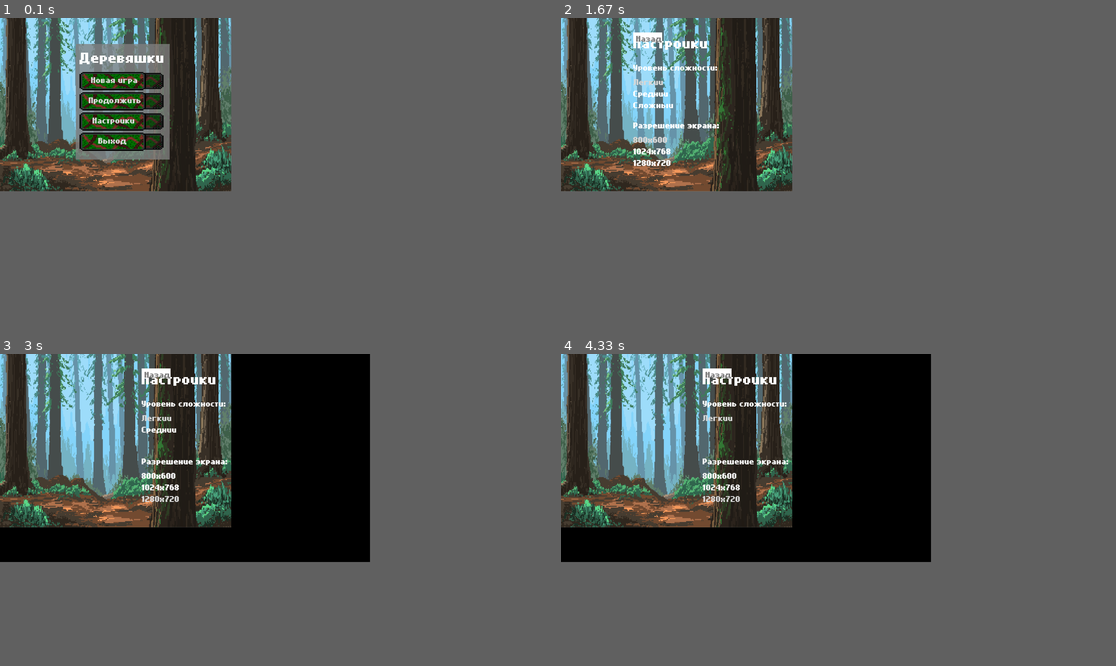
Above: before the commit, frames 1-4 (two rows, left to right).
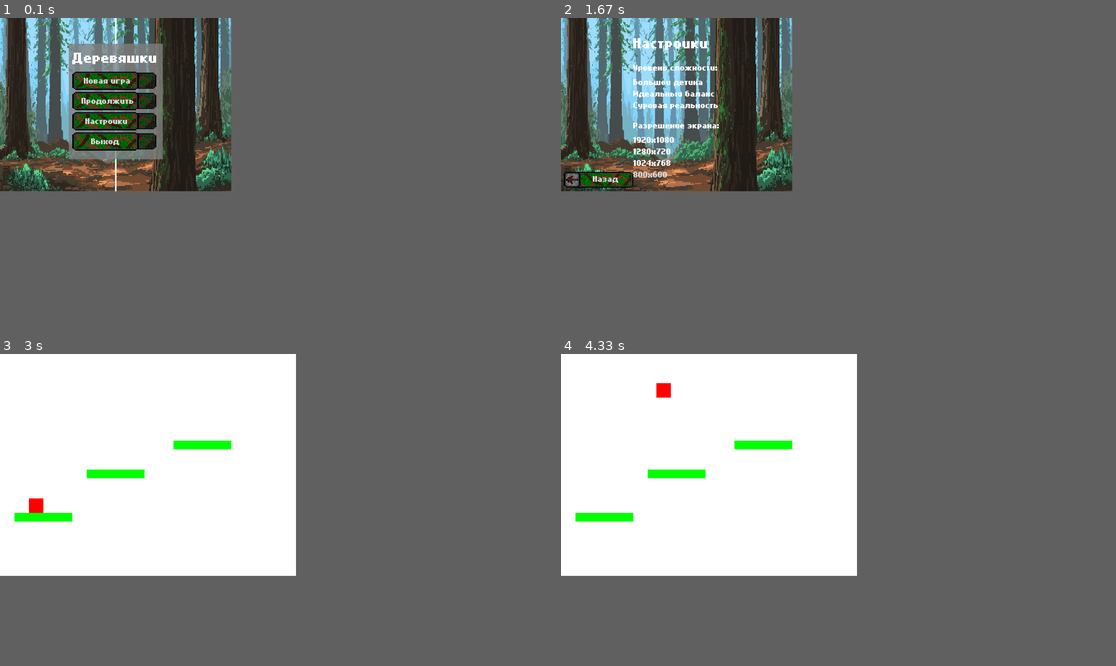
Above: after the commit, the same moments.

Repository: Juceexxx/Pygame_Derevyashki
Game: pygame game, started from main.py
The game is run twice, just before and just after one commit, with the same random seed, the same clock (stepped at 60 frames per second) and the same inputs.
Inputs (mouse positions are in pixels of both pictures, inside the frame that each line leads up to):
- Up to frame 1 (0.1 s): no input
- Up to frame 2 (1.67 s): press the mouse at (677, 102) at 0.37 s; move the mouse to (688, 120) at 0.47 s; release the mouse at (699, 142) at 0.6 s; press the mouse at (649, 136) at 0.7 s; move the mouse to (655, 136) at 0.8 s; release the mouse at (666, 136) at 0.93 s; press the mouse at (810, 170) at 1.53 s; move the mouse to (777, 120) at 1.63 s
- Up to frame 3 (3 s): release the mouse at (188, 407) at 1.77 s; click "1280x720" at 1.88 s; press the mouse at (155, 494) at 2.2 s; move the mouse to (172, 516) at 2.3 s; release the mouse at (188, 534) at 2.43 s; press the mouse at (38, 563) at 2.53 s; move the mouse to (55, 556) at 2.63 s; release the mouse at (77, 547) at 2.77 s; click (149, 432) at 2.88 s, where only the run after the commit has a clickable "Новая игра"
- Up to frame 4 (4.33 s): hold Right 3.17-3.63 s; move the mouse to (677, 485) at 3.2 s; hold Right 3.67-4.13 s; tap Space at 3.73, 4.03, 4.23 s; hold Left from 4.17 s (still down)
In frame 3 the window is 1280x720 before the commit and 1024x768 after it. Grey fills any space a smaller window leaves; there, only what the larger window draws over its background counts as a difference.

The runs differ from the first frame. In frame 1, 3.9% of the frame differs, in the area x 12-31%, y 0-56%; in frame 2, 1.5%; in frame 3, 35%; in frame 4, 35%, in the area x 0-54%, y 0-67%.

Commit message:
переработал загрузку изображени, надо чтобы они были в папке Data

Diff:
--- a/main.py
+++ b/main.py
@@ -8,7 +8,7 @@
 # Настройки экрана
 # Получаем текущее разрешение экрана
 infoObject = pygame.display.Info()
-WIDTH, HEIGHT = 800, 600
+current_resolution = WIDTH, HEIGHT = 800, 600
 screen = pygame.display.set_mode((WIDTH, HEIGHT))
 pygame.display.set_caption("Древесные Рыцари")
 
@@ -25,7 +25,7 @@
     fullname = os.path.join('Data', name)
     # если файл не существует, то выходим
     if not os.path.isfile(fullname):
-        print(f"Файл с изображением '{fullname}' не найден")
+        print(f'Файл с изображением "{fullname}" не найден')
         sys.exit()
     image = pygame.image.load(fullname)
     return image
@@ -35,6 +35,10 @@
 LPS_image = pygame.transform.scale(LPS_image, (100, 100))
 button_image = load_image('Button.png')
 button_image = pygame.transform.scale(button_image, (300, 70))
+standart_button_image = load_image('Sandart_Button.png')
+standart_button_image = pygame.transform.scale(standart_button_image, (300, 70))
+back_button_image = load_image('Back_Button.png')
+back_button_image = pygame.transform.scale(back_button_image, (240, 60))
 new_button_image = load_image('New_Button.png')
 new_button_image = pygame.transform.scale(new_button_image, (300, 70))
 settings_button_image = load_image('Settings_Button.png')
@@ -43,11 +47,28 @@
 exit_button_image = pygame.transform.scale(exit_button_image, (300, 70))
 next_button_image = load_image('Next_Button.png')
 next_button_image = pygame.transform.scale(next_button_image, (300, 70))
+grass_without_wind_image = load_image('Grass_Without_Wind.png')
+# grass_without_wind_image
+grass_with_wind = load_image('Grass_With_Wind.png')
+# grass_with_wind
+grass_with_strong_wind = load_image('Grass_With_Strong_Wind.png')
+# grass_with_strong_wind
 background_image = load_image('background.png')
-background_image = pygame.transform.scale(background_image, (WIDTH, HEIGHT))
+background_image = pygame.transform.scale(background_image, current_resolution)
+
+
+def screen_resolution():
+    if current_resolution == (800, 600):
+        screen.blit(pygame.transform.scale(background_image, current_resolution), (0, 0))
+    elif current_resolution == (1024, 768):
+        screen.blit(pygame.transform.scale(background_image, current_resolution), (0, 0))
+    elif current_resolution == (1280, 720):
+        screen.blit(pygame.transform.scale(background_image, current_resolution), (0, 0))
+    elif current_resolution == (1920, 1080):
+        screen.blit(pygame.transform.scale(background_image, current_resolution), (0, 0))
+
 
 # Настройка экрана в полноэкранном режиме
-current_resolution = (WIDTH, HEIGHT)
 screen = pygame.display.set_mode(current_resolution)
 pygame.display.set_caption('Древесные Рыцари')
 
@@ -81,49 +102,51 @@
                 sys.exit()
 
         # Отображение фонового изображения
-        screen.blit(background_image, (0, 0))
-
-        # Фон кнопок и заголовкае
+        screen_resolution()
+
+        pygame.draw.line(screen, 'white', (WIDTH // 2, 0), (WIDTH // 2, HEIGHT), width=5)
+
+        # Фон кнопок и заголовка
         surf = pygame.Surface((325, 400))
         surf.fill(DARK_GRAY)
         surf.set_alpha(200)
-        screen.blit(surf, (262, 90))
+        screen.blit(surf, (WIDTH // 2 - 162, HEIGHT // 6.67))
 
         # Отображение заголовка
-        draw_text('Деревяшки', font, WHITE, screen, 275, 100)
+        draw_text('Деревяшки', font, WHITE, screen, WIDTH // 2 - 150, HEIGHT // 6)
 
         # Создание кнопок
-        start_button = screen.blit(button_image, (275, 183))
-        continue_button = screen.blit(button_image, (275, 253))
-        settings_button = screen.blit(button_image, (275, 323))
-        exit_button = screen.blit(button_image, (275, 393))
-        draw_text('Новая игра', small_font, DIRTY_WHITE, screen, 315, 193)
-        draw_text('Продолжить', small_font, DIRTY_WHITE, screen, 307, 263)
-        draw_text('Настройки', small_font, DIRTY_WHITE, screen, 320, 333)
-        draw_text('Выход', small_font, DIRTY_WHITE, screen, 340, 403)
+        start_button = screen.blit(button_image, (WIDTH // 2 - 150, HEIGHT // 3.279))
+        continue_button = screen.blit(button_image, (WIDTH // 2 - 150, HEIGHT // 3.279 + 70))
+        settings_button = screen.blit(button_image, (WIDTH // 2 - 150, HEIGHT // 3.279 + 140))
+        exit_button = screen.blit(button_image, (WIDTH // 2 - 150, HEIGHT // 3.279 + 210))
+        draw_text('Новая игра', small_font, DIRTY_WHITE, screen, start_button.x + 40, start_button.y + 13)
+        draw_text('Продолжить', small_font, DIRTY_WHITE, screen, continue_button.x + 32, continue_button.y + 13)
+        draw_text('Настройки', small_font, DIRTY_WHITE, screen, settings_button.x + 45, settings_button.y + 13)
+        draw_text('Выход', small_font, DIRTY_WHITE, screen, exit_button.x + 65, exit_button.y + 13)
 
         # Обработка нажатий кнопок и их изменение
         mouse_pos = pygame.mouse.get_pos()
         mouse_click = pygame.mouse.get_pressed()
 
         if start_button.collidepoint(mouse_pos):
-            screen.blit(new_button_image, (275, 183))
-            draw_text('Новая игра', small_font, DIRTY_WHITE, screen, 315, 193)
+            screen.blit(new_button_image, (WIDTH // 2 - 150, HEIGHT // 3.279))
+            draw_text('Новая игра', small_font, DIRTY_WHITE, screen, start_button.x + 40, start_button.y + 13)
             if mouse_click[0]:
                 game_loop()  # Вызов функции игры
         elif continue_button.collidepoint(mouse_pos):
-            screen.blit(next_button_image, (275, 253))
-            draw_text('Продолжить', small_font, DIRTY_WHITE, screen, 307, 263)
+            screen.blit(next_button_image, (WIDTH // 2 - 150, HEIGHT // 3.279 + 70))
+            draw_text('Продолжить', small_font, DIRTY_WHITE, screen, continue_button.x + 32, continue_button.y + 13)
             if mouse_click[0]:
                 continue_game()  # Вызов функции продолжения игры
         elif settings_button.collidepoint(mouse_pos):
-            screen.blit(settings_button_image, (275, 323))
-            draw_text('Настройки', small_font, DIRTY_WHITE, screen, 320, 333)
+            screen.blit(settings_button_image, (WIDTH // 2 - 150, HEIGHT // 3.279 + 140))
+            draw_text('Настройки', small_font, DIRTY_WHITE, screen, settings_button.x + 45, settings_button.y + 13)
             if mouse_click[0]:
                 settings_menu()  # Вызов функции настроек
         elif exit_button.collidepoint(mouse_pos):
-            screen.blit(exit_button_image, (275, 393))
-            draw_text('Выход', small_font, DIRTY_WHITE, screen, 340, 403)
+            screen.blit(exit_button_image, (WIDTH // 2 - 150, HEIGHT // 3.279 + 210))
+            draw_text('Выход', small_font, DIRTY_WHITE, screen, exit_button.x + 65, exit_button.y + 13)
             if mouse_click[0]:
                 if WIDTH // 2 - 150 <= mouse_pos[0] <= WIDTH // 2 + 150:
                     if HEIGHT // 2 + 20 <= mouse_pos[1] <= HEIGHT // 2 + 60:
@@ -217,10 +240,10 @@
 
 # Функция для настроек
 def settings_menu():
-    global current_resolution, screen, full_screen
-
-    resolutions = [(800, 600), (1024, 768), (1280, 720)]
-    difficulty_options = ['Легкий', 'Средний', 'Сложный']
+    global current_resolution, screen, full_screen, WIDTH, HEIGHT
+
+    resolutions = [(1920, 1080), (1280, 720), (1024, 768), (800, 600)]
+    difficulty_options = ['Большой детина', 'Идеальный баланс', 'Суровая реальность']
 
     while True:
         for event in pygame.event.get():
@@ -229,47 +252,47 @@
                 sys.exit()
 
         # Отображение фона меню настроек
-        screen.blit(background_image, (0, 0))
-
+        screen_resolution()
         # Заголовок настроек
-        draw_text('Настройки', font, WHITE, screen, current_resolution[0] // 2 - 150, 50)
-
-        # Уровень сложности
+        draw_text('Настройки', font, WHITE, screen, WIDTH // 2 - 150, 50)
+
+        # Уровень сложности ToDo перепешу
         draw_text('Уровень сложности:', small_font, WHITE, screen, current_resolution[0] // 2 - 150, 150)
+        draw_text('Разрешение экрана:', small_font, WHITE, screen, current_resolution[0] // 2 - 150, 350)
+
         for i, option in enumerate(difficulty_options):
             text_color = WHITE if option != difficulty_level else DIRTY_WHITE
             draw_text(option, small_font, text_color, screen, current_resolution[0] // 2 - 150, 200 + i * 40)
-            draw_text('Разрешение экрана:', small_font, WHITE, screen, current_resolution[0] // 2 - 150, 350)
-            for j, res in enumerate(resolutions):
-                res_text = f'{res[0]}x{res[1]}'
-                text_color = WHITE if res != current_resolution else DIRTY_WHITE
-                draw_text(res_text, small_font, text_color, screen, current_resolution[0] // 2 - 150, 400 + j * 40)
-
-            # Кнопка "Входной/Полноэкранный режим"
-            mode_text = "Переключить на полноэкранный режим" if not full_screen else "Переключить на оконный режим"
-            draw_text(mode_text, small_font, WHITE, screen, current_resolution[0] // 2 - 850, HEIGHT - 1000)
-
-            back_button = pygame.Rect(current_resolution[0] // 2 - 150, HEIGHT - 550, 100, 30)
-            pygame.draw.rect(screen, WHITE, back_button)
-            draw_text('Назад', small_font, DARK_GRAY, screen, back_button.x + 10, back_button.y)
-
-            # Обработка нажатий
-            mouse_pos = pygame.mouse.get_pos()
-            mouse_click = pygame.mouse.get_pressed()
-
-            for k, res in enumerate(resolutions):
-                res_rect = pygame.Rect(current_resolution[0] // 2 - 150, 400 + k * 40 - 5, 100, 30)
-                if res_rect.collidepoint(mouse_pos) and mouse_click[0]:
-                    current_resolution = res
-
-                    screen = pygame.display.set_mode(current_resolution)
-
-            if back_button.collidepoint(mouse_pos):
-                if mouse_click[0]:
-                    return
-
-            # Обновление экрана
-            pygame.display.flip()
+        for j, res in enumerate(resolutions):
+            res_text = f'{res[0]}x{res[1]}'
+            text_color = WHITE if res != current_resolution else DIRTY_WHITE
+            draw_text(res_text, small_font, text_color, screen, current_resolution[0] // 2 - 150, 400 + j * 40)
+
+        # Кнопка "Входной/Полноэкранный режим"
+        mode_text = "Переключить на полноэкранный режим" if not full_screen else "Переключить на оконный режим"
+        draw_text(mode_text, small_font, WHITE, screen, current_resolution[0] // 2 - 850, HEIGHT - 1000)
+
+        back_button = screen.blit(back_button_image, (10, HEIGHT - 70))
+        draw_text('Назад', small_font, DIRTY_WHITE, screen, back_button.x + 100, back_button.y + 5)
+
+        # Обработка нажатий
+        mouse_pos = pygame.mouse.get_pos()
+        mouse_click = pygame.mouse.get_pressed()
+
+        for k, res in enumerate(resolutions):
+            res_rect = pygame.Rect(current_resolution[0] // 2 - 150, 400 + k * 40 - 5, 100, 30)
+            if res_rect.collidepoint(mouse_pos) and mouse_click[0]:
+                current_resolution = res
+                WIDTH, HEIGHT = current_resolution
+                screen = pygame.display.set_mode(current_resolution)
+                screen.blit(background_image, (0, 0))
+
+        if back_button.collidepoint(mouse_pos):
+            if mouse_click[0]:
+                return
+
+        # Обновление экрана
+        pygame.display.flip()
 
 
 # Запуск
Binary file added: Data/Back_Button.png
Binary file added: Data/Grass_With_Strong_Wind.png
Binary file added: Data/Grass_With_Wind.png
Binary file added: Data/Grass_Without_Wind.png
Binary file added: Data/Sandart_Button.png
